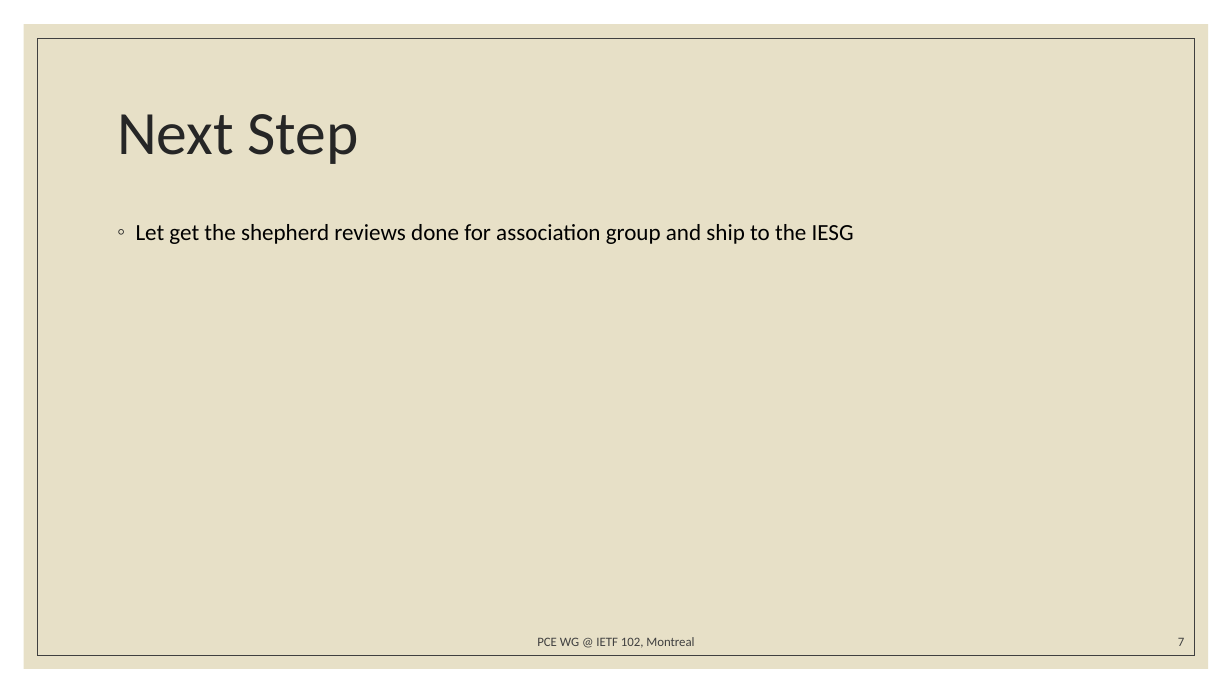
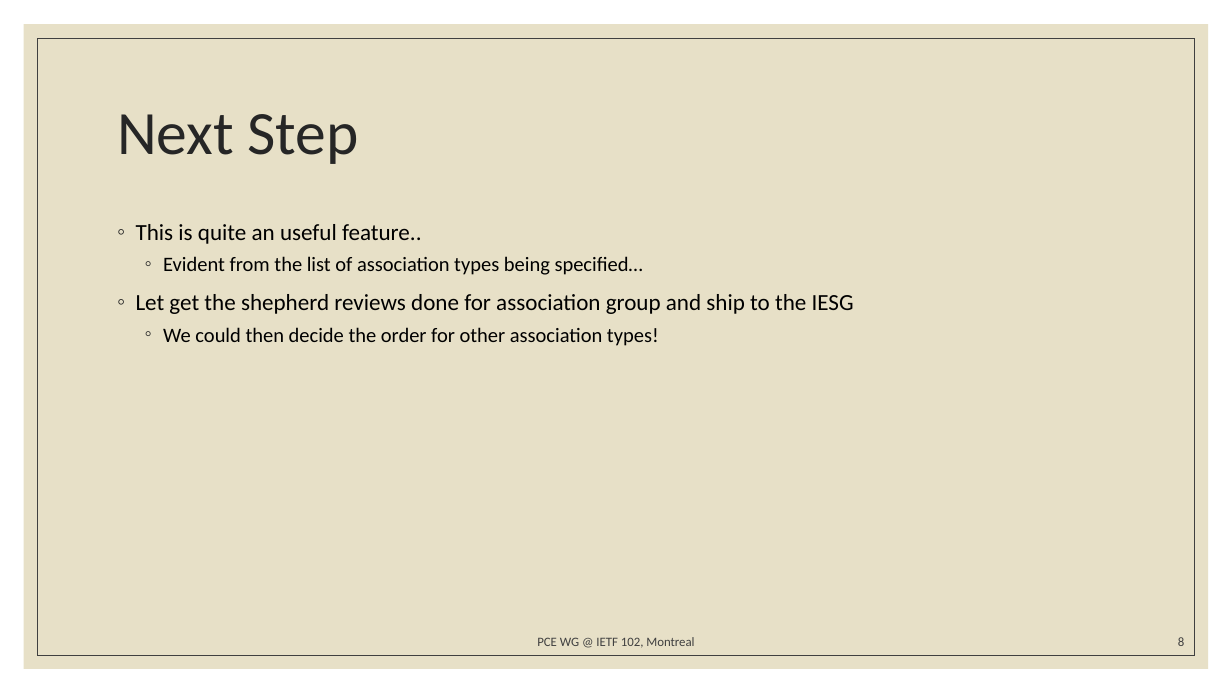
Before and after one commit to dhruvdhody-huawei/102, a slide deck: slide 8 of IETF 102 PCE WG Association GROUP.pptx (slide 7 before the commit). Drawn at 1232x693 pixels with LibreOffice and Linux fonts; fonts in the diff are those of the drawing. Boxes give left, top, right and bottom in pixels: in the first picture for what was removed or moved away, otherwise in the second. Text is boxed around its words. In the diff, an @@ line names an element or a change of style, - is before the commit and + after.

```diff
--- a/IETF 102 PCE WG Association GROUP.pptx
+++ b/IETF 102 PCE WG Association GROUP.pptx
@@ text at (136,224,643,275): paragraphs added @@
+◦ This is quite an useful feature..
+  ◦ Evident from the list of association types being specified…
@@ text at (163,327,659,346): paragraph added @@
+  ◦ We could then decide the order for other association types!
@@ page number at (1178,637,1184,646): text changed @@
-7
+8
```
Also in this commit, not shown: 5 other slides changed, 1 slide added.
